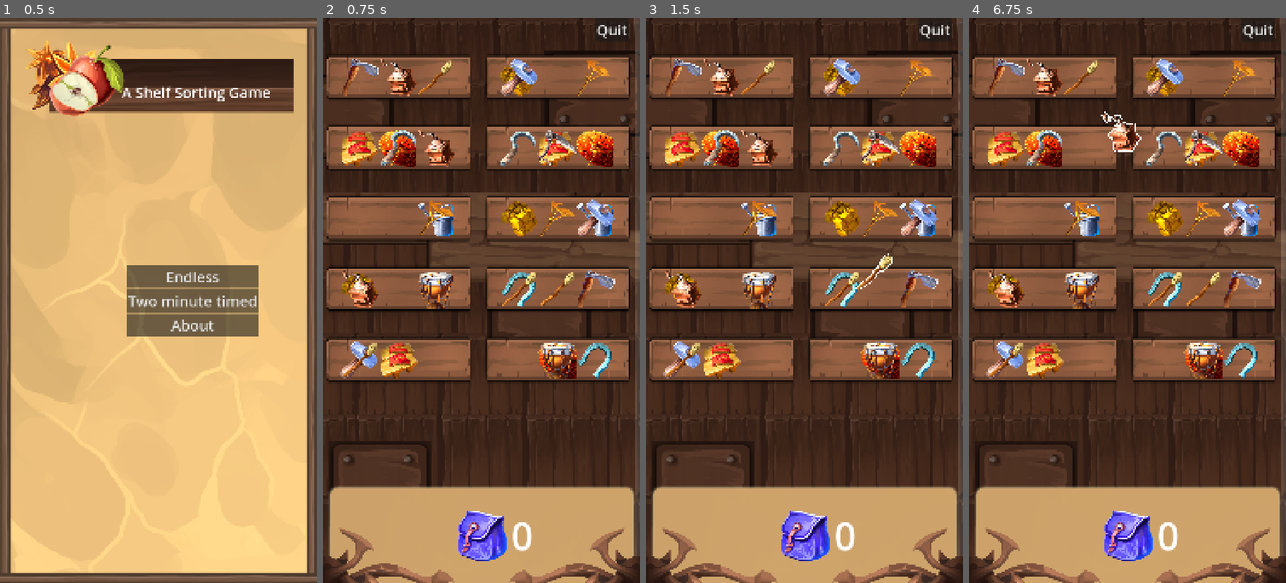
Above: before the commit, frames 1-4 (left to right).
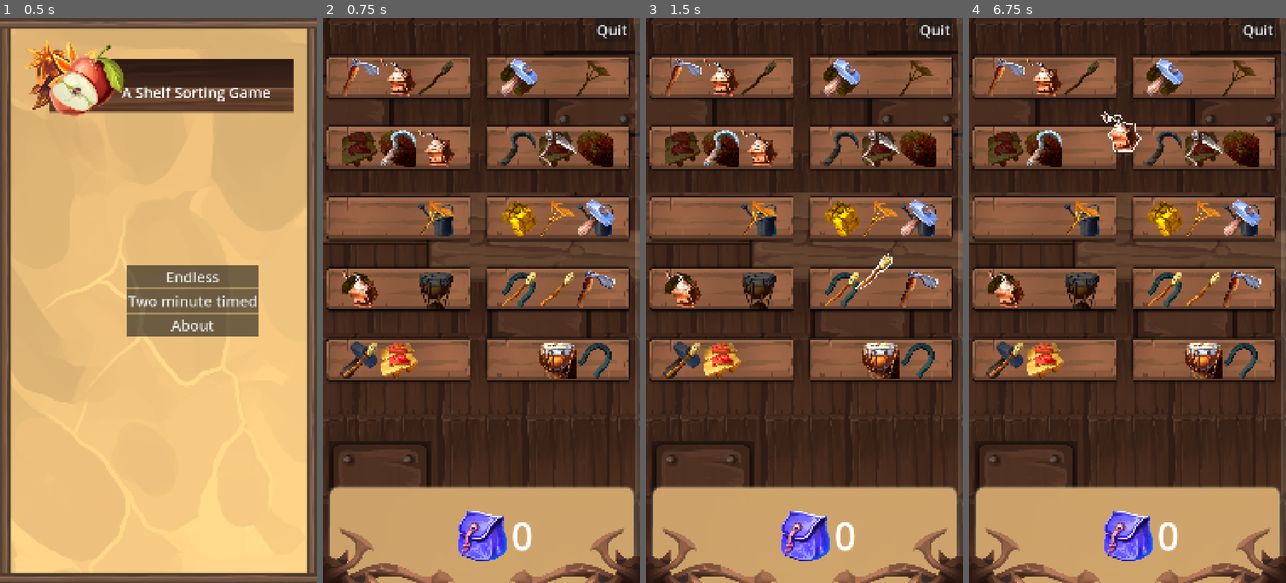
Above: after the commit, the same moments.

Repository: andrewcrisp/shelfsortinggame
Game: Godot game, scene res://scenes/game.tscn
The game is run twice, just before and just after one commit, with the same random seed, the same clock (stepped at 60 frames per second) and the same inputs.
Inputs (mouse positions are in pixels of both pictures, inside the frame that each line leads up to):
- Up to frame 1 (0.5 s): no input
- Up to frame 2 (0.75 s): click "Endless" at 0.5 s
- Up to frame 3 (1.5 s): tap Enter at 1.25 s; move the mouse to (874, 272) at 1.27 s; click (874, 272) at 1.42 s
- Up to frame 4 (6.75 s): tap Space at 2, 3.5, 5 s; drag from (1064, 328) to (1007, 74) at 2.02 s; tap Enter at 2.75, 4.25 s; move the mouse to (1159, 176) at 2.77 s; click (1159, 176) at 2.92 s; drag from (1111, 413) to (1045, 74) at 3.52 s; move the mouse to (1222, 385) at 4.27 s; hold Down (ui_down) 4.28-5 s; click (1222, 385) at 4.42 s; drag from (1032, 215) to (1083, 74) at 5.02 s; move the mouse to (1143, 300) at 5.77 s; hold Down (ui_down) 5.78-6.5 s; click (1143, 300) at 5.92 s; drag from (1079, 159) to (1203, 74) at 6.52 s

Frame 1 is identical in both runs. In frame 2, 4.6% of the frame differs, in the area x 5-92%, y 7-64%; in frame 3, 4.6%; in frame 4, 4.6%.

Commit message:
Add a shader for background items and swap between shaders

Diff:
--- a/scenes/groceries/sunflower.tscn
+++ b/scenes/groceries/sunflower.tscn
@@ -1,15 +1,18 @@
 [gd_scene load_steps=6 format=3 uid="uid://bmln03dtehpvv"]
 
 [ext_resource type="Script" uid="uid://nfy7ub0kmvu6" path="res://scripts/sortable_item.gd" id="1_vxxt0"]
-[ext_resource type="Shader" uid="uid://c2s01ohs0q84d" path="res://scripts/shaders/carrying.gdshader" id="1_xphav"]
 [ext_resource type="PackedScene" uid="uid://cd6k6bp0xc3jt" path="res://scenes/sortable_item_shape.tscn" id="2_8qcyb"]
 [ext_resource type="Texture2D" uid="uid://ddfe256c7mtw5" path="res://assets/Basic_Furniture.png" id="2_boem4"]
+[ext_resource type="Shader" uid="uid://c2v3bnoqtll7y" path="res://scripts/shaders/outline.gdshader" id="3_xphav"]
 
 [sub_resource type="ShaderMaterial" id="ShaderMaterial_xphav"]
 resource_local_to_scene = true
-shader = ExtResource("1_xphav")
+shader = ExtResource("3_xphav")
 shader_parameter/color = Color(1, 1, 1, 1)
-shader_parameter/intensity = 0.0
+shader_parameter/width = 0.0
+shader_parameter/pattern = 0
+shader_parameter/inside = false
+shader_parameter/add_margins = true
 
 [node name="SortableItem" type="Node2D"]
 script = ExtResource("1_vxxt0")
--- /dev/null
+++ b/scenes/items/sortable_item.tscn
@@ -0,0 +1,22 @@
+[gd_scene load_steps=6 format=3 uid="uid://byy1lu7vid3s3"]
+
+[ext_resource type="Script" uid="uid://nfy7ub0kmvu6" path="res://scripts/sortable_item.gd" id="1_oa2c4"]
+[ext_resource type="PackedScene" uid="uid://cd6k6bp0xc3jt" path="res://scenes/sortable_item_shape.tscn" id="2_bbsx8"]
+[ext_resource type="Shader" uid="uid://drlnm1h1y1nto" path="res://scripts/shaders/background_item.gdshader" id="3_bbsx8"]
+[ext_resource type="Texture2D" uid="uid://cvgm0vtdvdndq" path="res://assets/items/tools/Tex_tool_a_ (2).png" id="4_bbsx8"]
+
+[sub_resource type="ShaderMaterial" id="ShaderMaterial_h6606"]
+resource_local_to_scene = true
+shader = ExtResource("3_bbsx8")
+
+[node name="SortableItem" type="Node2D"]
+script = ExtResource("1_oa2c4")
+
+[node name="SortableItemShape" parent="." instance=ExtResource("2_bbsx8")]
+
+[node name="Sprite2D" type="Sprite2D" parent="."]
+z_index = 4
+material = SubResource("ShaderMaterial_h6606")
+scale = Vector2(0.5, 0.5)
+texture = ExtResource("4_bbsx8")
+region_rect = Rect2(51, 0, 11, 16)
--- a/scenes/sortable_item.tscn
+++ b/scenes/sortable_item.tscn
@@ -2,7 +2,7 @@
 
 [ext_resource type="Script" uid="uid://nfy7ub0kmvu6" path="res://scripts/sortable_item.gd" id="1_2kofd"]
 [ext_resource type="PackedScene" uid="uid://cd6k6bp0xc3jt" path="res://scenes/sortable_item_shape.tscn" id="3_8rrxl"]
-[ext_resource type="Shader" uid="uid://c2v3bnoqtll7y" path="res://scenes/outline.gdshader" id="3_kf6sb"]
+[ext_resource type="Shader" uid="uid://c2v3bnoqtll7y" path="res://scripts/shaders/outline.gdshader" id="3_kf6sb"]
 
 [sub_resource type="ShaderMaterial" id="ShaderMaterial_h6606"]
 resource_local_to_scene = true
--- a/scripts/Globals.gd
+++ b/scripts/Globals.gd
@@ -6,6 +6,8 @@
 var score: Score
 var itemSpawner: Item_Spawner
 var current_level
+var carried_item_shader
+var background_item_shader
 
 var gamemodes = {
 	"two_minute_timed" = "res://scenes/modes/timed_level.tscn",
@@ -26,6 +28,8 @@
 func _ready() -> void:
 	populate_levels()
 	populate_groceries()
+	carried_item_shader = load("res://scripts/shaders/outline.gdshader")
+	background_item_shader = load("res://scripts/shaders/background_item.gdshader")
 
 func populate_levels():
 	levels.append("res://scenes/levels/1/1.tscn")
--- /dev/null
+++ b/scripts/shaders/background_item.gdshader
@@ -0,0 +1,16 @@
+shader_type canvas_item;
+
+void vertex() {
+	// Called for every vertex the material is visible on.
+}
+
+void fragment() {
+		vec4 tex = texture(TEXTURE, UV);
+		tex.rgb = vec3(tex.r, tex.g, tex.b)/3.0;
+		COLOR = tex;
+}
+
+//void light() {
+//	// Called for every pixel for every light affecting the CanvasItem.
+//	// Uncomment to replace the default light processing function with this one.
+//}
--- a/scripts/shelf.gd
+++ b/scripts/shelf.gd
@@ -3,12 +3,11 @@
 signal score(points)
 
 var numItemsHeld = 0
-var spot1
 
 func _ready() -> void:
 	$Spot1.connect("item_placed", _on_spot_item_placed)
 	$Spot1.connect("item_removed", _on_spot_item_removed)
-	spot1 = $Spot1
+
 	$Spot2.connect("item_placed", _on_spot_item_placed)
 	$Spot2.connect("item_removed", _on_spot_item_removed)
 
--- a/scripts/sortable_item.gd
+++ b/scripts/sortable_item.gd
@@ -8,17 +8,12 @@
 var isGrabbable = true
 var mySprite: Sprite2D
 var myShape
+var current_shader
 
 func _ready() -> void:
 	$SortableItemShape.connect("area_entered", _on_area_2d_area_entered)
 	$SortableItemShape.connect("area_exited", _on_area_2d_area_exited)
 	mySprite = $Sprite2D
-	#mySprite.material = ShaderMaterial.new()
-	#var myShader = load("res://scripts/shaders/carrying.gdshader")
-	#mySprite.material.shader = myShader
-	#mySprite.material.shader
-
-
 	myShape = $SortableItemShape/CollisionShape2D
 	resetCollisionShape()
 	pass
@@ -28,6 +23,9 @@
 		$SortableItemShape/CollisionShape2D.shape.size = $Sprite2D.region_rect.size * 1.1
 	else:
 		$SortableItemShape/CollisionShape2D.shape.size = $Sprite2D.texture.get_size()
+
+func setShader():
+	$Sprite2D.material.shader = current_shader
 
 func _input(event: InputEvent) -> void:
 	if (event is InputEventMouseButton
@@ -50,9 +48,7 @@
 func drop():
 	if isFollowingMouse:
 		isFollowingMouse = false
-		#mySprite.material.set_shader_parameter("intensity", 0)
 		mySprite.material.set_shader_parameter("width", 0)
-		#instance_shader_parameters/intensity
 		Globals.current_level.drop_item()
 
 		z_index = Globals.z_levels["placed_item"]
@@ -67,8 +63,13 @@
 		z_index = Globals.z_levels["held_item"]
 		isFollowingMouse = true
 		Globals.current_level.hold_item($".")
-		#mySprite.material.set_shader_parameter("intensity", 1)
 		mySprite.material.set_shader_parameter("width", 10.0)
+
+func use_background_shader():
+	$Sprite2D.material.shader = Globals.background_item_shader
+
+func use_carried_item_shader():
+	$Sprite2D.material.shader = Globals.carried_item_shader
 
 func _on_area_2d_area_entered(area: Area2D) -> void:
 	hoveredArea = area
--- a/scripts/spot.gd
+++ b/scripts/spot.gd
@@ -23,7 +23,7 @@
 		item.z_index = BACK_ITEM_Z
 		item.isGrabbable = false
 		item.position = BACK_ITEM_POSITION
-		item.modulate = Color(.1,.1,.1,.4)
+		item.use_background_shader()
 
 func hold_item(item: SortableItem):
 	if (item != null):
@@ -33,6 +33,7 @@
 		item.lastArea = $"."
 		item.global_rotation = 0
 		item.z_index = HELD_ITEM_Z
+		#item.use_carried_item_shader()
 		item_placed.emit($".")
 
 func move_item_forward():
@@ -46,18 +47,16 @@
 			item.global_rotation = 0
 			item.z_index = HELD_ITEM_Z
 			remove_back_item()
-			heldItem.z_index = HELD_ITEM_Z
-			heldItem.isGrabbable = true
-			heldItem.position = Vector2.ZERO
-			heldItem.modulate = Color(1, 1, 1, 1)
+			item.z_index = HELD_ITEM_Z
+			item.isGrabbable = true
+			item.position = Vector2.ZERO
+			item.mySprite.material.shader = Globals.carried_item_shader
 
 func isHoldingItem():
 	return heldItem != null
 
 func isHoldingBackItem():
 	return backItem != null
-
-
 
 func remove_item():
 	heldItem = null
Not shown, added: scripts/shaders/background_item.gdshader.uid
Renamed: scenes/outline.gdshader -> scripts/shaders/outline.gdshader
Renamed: scenes/outline.gdshader.uid -> scripts/shaders/outline.gdshader.uid
